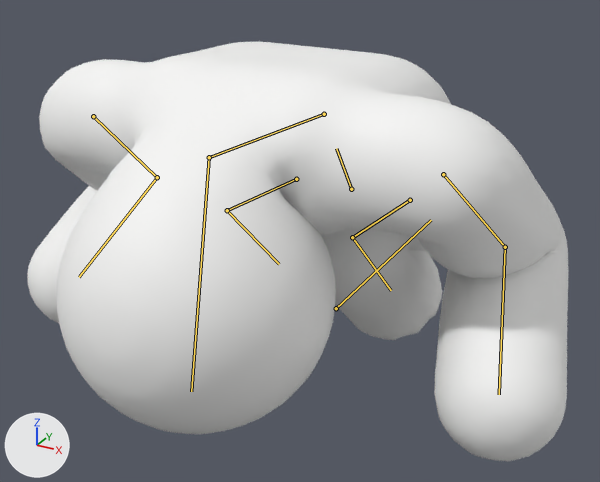
The glTF model blender/character.glb as it was, and as the next commit left it.
Before and after are seen from a camera (50 mm lens) standing at (0.846, -1.736, 1.039) and looking at (0.074, -0.331, 0.336). The axes (+X, +Y, +Z) are drawn at lower left. The lights are the same throughout. The older version comes first. Both versions are drawn at frame 19 of the action 'Roll'; the numbers are the values there. The bones that change, and the others that lie on the model, are drawn over the model as lines.

Objects in the first picture: 'Character'.
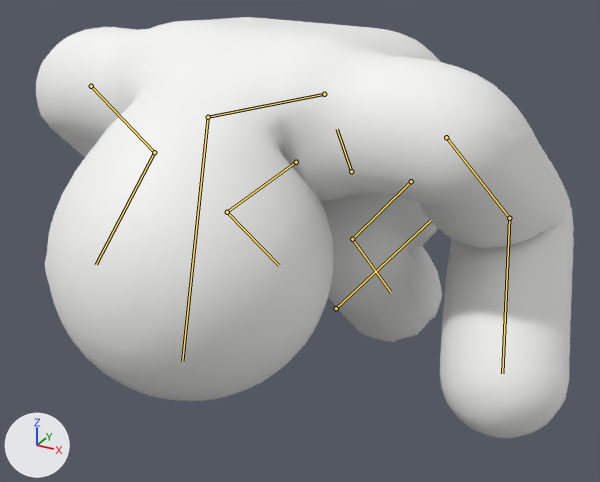
What the commit changed:
Bone 'hips' (bone_hips) moves from (0.0, -0.391, -0.075) to (0.0, -0.344, -0.075).
Bone 'spine' (bone_spine) turns from (53, 0, 0) to (49, 0, 0) degrees about its own x, y and z.
Bone 'upper_arm.L' (bone_upper_arm_l) turns from (38, 14, -38) to (35, 13, -40) degrees about its own x, y and z.
Bone 'forearm.L' (bone_forearm_l) turns from (67, -33, 48) to (66, -24, 36) degrees about its own x, y and z.
Bone 'upper_arm.R' (bone_upper_arm_r) turns from (38, -14, 38) to (35, -13, 40) degrees about its own x, y and z.
Bone 'forearm.R' (bone_forearm_r) turns from (67, 33, -48) to (66, 24, -36) degrees about its own x, y and z.
Bone 'thigh.L' (bone_thigh_l) turns from (128, 0, 0) to (120, 0, 0) degrees about its own x, y and z.
Bone 'shin.L' (bone_shin_l) turns from (-139, 0, 0) to (-130, 0, 0) degrees about its own x, y and z.
Bone 'thigh.R' (bone_thigh_r) turns from (128, 0, 0) to (120, 0, 0) degrees about its own x, y and z.
Bone 'shin.R' (bone_shin_r) turns from (-139, 0, 0) to (-130, 0, 0) degrees about its own x, y and z.

What differs and where, as boxes [x1, y1, x2, y2] in the pictures (600 x 482 px):
'Character', posed
    before: [28, 42, 568, 461]
    after: [36, 17, 574, 438]
bone 'hips', root to tip
    before: (351, 189) to (336, 148)
    after: (351, 171) to (337, 129)
bone 'spine', root to tip
    before: (324, 114) to (209, 157)
    after: (324, 94) to (208, 117)
bone 'upper_arm.L', root to tip
    before: (443, 174) to (505, 247)
    after: (446, 137) to (509, 218)
bone 'forearm.L', root to tip
    before: (505, 247) to (499, 394)
    after: (509, 218) to (502, 373)
bone 'upper_arm.R', root to tip
    before: (93, 116) to (157, 177)
    after: (91, 86) to (154, 152)
bone 'forearm.R', root to tip
    before: (157, 177) to (79, 277)
    after: (154, 152) to (96, 264)
bone 'thigh.L', root to tip
    before: (410, 200) to (352, 237)
    after: (411, 181) to (352, 239)
bone 'shin.L', root to tip
    before: (352, 237) to (391, 290)
    after: (352, 239) to (391, 292)
bone 'thigh.R', root to tip
    before: (296, 179) to (227, 210)
    after: (296, 162) to (227, 212)
bone 'shin.R', root to tip
    before: (227, 210) to (279, 264)
    after: (227, 212) to (279, 265)
